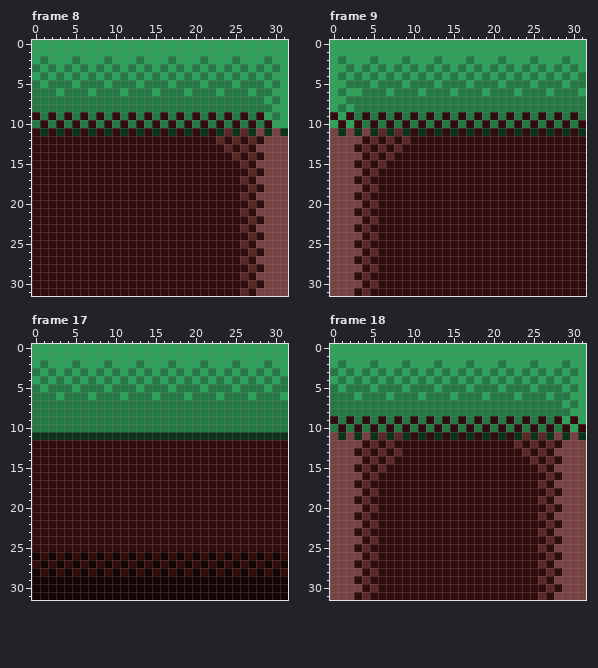
Pixel-art file -- Document/Map/Map2M.aseprite. Above, as it was before the edit.
32x32 pixels, 22 frames. Shown: frame 8, frame 9, frame 17, frame 18. The commit also changed other frames, which this record leaves out.
After the commit:
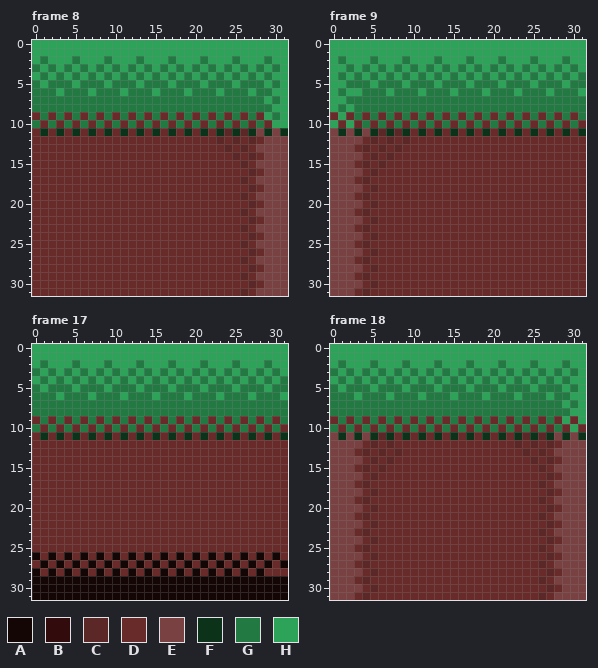
Palette (. is transparent): A #150606  B #320c0c  C #5c2727  D #692a2a  E #794141  F #0c321a  G #227942  H #2ca358
What changed:
Changed rows in their new state; - is an unchanged pixel.
Frame 8, layers "Layer 2", "Layer 1":
first column x 0:
 9 D-D-D-D-D-D-D-D-D-D-D-D-D-D-D-
10 -D-D-D-D-D-D-D-D-D-D-D-D-D-D-D
11 D-D-D-D-D-D-D-D-D-D-D-D-------
12 DDDDDDDDDDDDDDDDDDDDDDD-D-D-D-
13 DDDDDDDDDDDDDDDDDDDDDDDD-D-D--
14 DDDDDDDDDDDDDDDDDDDDDDDDD-D-D-
15 DDDDDDDDDDDDDDDDDDDDDDDDDD-D--
16 DDDDDDDDDDDDDDDDDDDDDDDDDDD-D-
17 DDDDDDDDDDDDDDDDDDDDDDDDDD-D--
18 DDDDDDDDDDDDDDDDDDDDDDDDDDD-D-
19 DDDDDDDDDDDDDDDDDDDDDDDDDD-D--
20 DDDDDDDDDDDDDDDDDDDDDDDDDDD-D-
21 DDDDDDDDDDDDDDDDDDDDDDDDDD-D--
22 DDDDDDDDDDDDDDDDDDDDDDDDDDD-D-
23 DDDDDDDDDDDDDDDDDDDDDDDDDD-D--
24 DDDDDDDDDDDDDDDDDDDDDDDDDDD-D-
25 DDDDDDDDDDDDDDDDDDDDDDDDDD-D--
26 DDDDDDDDDDDDDDDDDDDDDDDDDDD-D-
27 DDDDDDDDDDDDDDDDDDDDDDDDDD-D--
28 DDDDDDDDDDDDDDDDDDDDDDDDDDD-D-
29 DDDDDDDDDDDDDDDDDDDDDDDDDD-D--
30 DDDDDDDDDDDDDDDDDDDDDDDDDDD-D-
31 DDDDDDDDDDDDDDDDDDDDDDDDDD-D--
Frame 9, layer "Layer 2":
first column x 0:
 9 D-D-D-D-D-D-D-D-D-D-D-D-D-D-D-D-
10 -D-D-D-D-D-D-D-D-D-D-D-D-D-D-D-D
11 ----------D-D-D-D-D-D-D-D-D-D-D-
12 ----D-D-D-DDDDDDDDDDDDDDDDDDDDDD
13 ---D-D-D-DDDDDDDDDDDDDDDDDDDDDDD
14 ----D-D-DDDDDDDDDDDDDDDDDDDDDDDD
15 ---D-D-DDDDDDDDDDDDDDDDDDDDDDDDD
16 ----D-DDDDDDDDDDDDDDDDDDDDDDDDDD
17 ---D-DDDDDDDDDDDDDDDDDDDDDDDDDDD
18 ----D-DDDDDDDDDDDDDDDDDDDDDDDDDD
19 ---D-DDDDDDDDDDDDDDDDDDDDDDDDDDD
20 ----D-DDDDDDDDDDDDDDDDDDDDDDDDDD
21 ---D-DDDDDDDDDDDDDDDDDDDDDDDDDDD
22 ----D-DDDDDDDDDDDDDDDDDDDDDDDDDD
23 ---D-DDDDDDDDDDDDDDDDDDDDDDDDDDD
24 ----D-DDDDDDDDDDDDDDDDDDDDDDDDDD
25 ---D-DDDDDDDDDDDDDDDDDDDDDDDDDDD
26 ----D-DDDDDDDDDDDDDDDDDDDDDDDDDD
27 ---D-DDDDDDDDDDDDDDDDDDDDDDDDDDD
28 ----D-DDDDDDDDDDDDDDDDDDDDDDDDDD
29 ---D-DDDDDDDDDDDDDDDDDDDDDDDDDDD
30 ----D-DDDDDDDDDDDDDDDDDDDDDDDDDD
31 ---D-DDDDDDDDDDDDDDDDDDDDDDDDDDD
Frame 17, layers "Layer 2", "Layer 1":
first column x 0:
 9 D-D-D-D-D-D-D-D-D-D-D-D-D-D-D-D-
10 -D-D-D-D-D-D-D-D-D-D-D-D-D-D-D-D
11 D-D-D-D-D-D-D-D-D-D-D-D-D-D-D-D-
12 DDDDDDDDDDDDDDDDDDDDDDDDDDDDDDDD
13 DDDDDDDDDDDDDDDDDDDDDDDDDDDDDDDD
14 DDDDDDDDDDDDDDDDDDDDDDDDDDDDDDDD
15 DDDDDDDDDDDDDDDDDDDDDDDDDDDDDDDD
16 DDDDDDDDDDDDDDDDDDDDDDDDDDDDDDDD
17 DDDDDDDDDDDDDDDDDDDDDDDDDDDDDDDD
18 DDDDDDDDDDDDDDDDDDDDDDDDDDDDDDDD
19 DDDDDDDDDDDDDDDDDDDDDDDDDDDDDDDD
20 DDDDDDDDDDDDDDDDDDDDDDDDDDDDDDDD
21 DDDDDDDDDDDDDDDDDDDDDDDDDDDDDDDD
22 DDDDDDDDDDDDDDDDDDDDDDDDDDDDDDDD
23 DDDDDDDDDDDDDDDDDDDDDDDDDDDDDDDD
24 DDDDDDDDDDDDDDDDDDDDDDDDDDDDDDDD
25 DDDDDDDDDDDDDDDDDDDDDDDDDDDDDDDD
26 -D-D-D-D-D-D-D-D-D-D-D-D-D-D-D-D
27 D-D-D-D-D-D-D-D-D-D-D-D-D-D-D-D-
28 -D-D-D-D-D-D-D-D-D-D-D-D-D-D-DDD
Frame 18, layers "Layer 2", "Layer 1":
first column x 0:
 9 D-D-D-D-D-D-D-D-D-D-D-D-D-D-D-D-
10 -D-D-D-D-D-D-D-D-D-D-D-D-D-D-D-D
11 --------D-D-D-D-D-D-D-D---------
12 ----D-D-DDDDDDDDDDDDDDD-D-D-D---
13 ---D-D-D-DDDDDDDDDDDDDDD-D-D----
14 ----D-D-DDDDDDDDDDDDDDDDD-D-D---
15 ---D-D-DDDDDDDDDDDDDDDDDDD-D----
16 ----D-DDDDDDDDDDDDDDDDDDDDD-D---
17 ---D-DDDDDDDDDDDDDDDDDDDDD-D----
18 ----D-DDDDDDDDDDDDDDDDDDDDD-D---
19 ---D-DDDDDDDDDDDDDDDDDDDDD-D----
20 ----D-DDDDDDDDDDDDDDDDDDDDD-D---
21 ---D-DDDDDDDDDDDDDDDDDDDDD-D----
22 ----D-DDDDDDDDDDDDDDDDDDDDD-D---
23 ---D-DDDDDDDDDDDDDDDDDDDDD-D----
24 ----D-DDDDDDDDDDDDDDDDDDDDD-D---
25 ---D-DDDDDDDDDDDDDDDDDDDDD-D----
26 ----D-DDDDDDDDDDDDDDDDDDDDD-D---
27 ---D-DDDDDDDDDDDDDDDDDDDDD-D----
28 ----D-DDDDDDDDDDDDDDDDDDDDD-D---
29 ---D-DDDDDDDDDDDDDDDDDDDDD-D----
30 ----D-DDDDDDDDDDDDDDDDDDDDD-D---
31 ---D-DDDDDDDDDDDDDDDDDDDDD-D----
